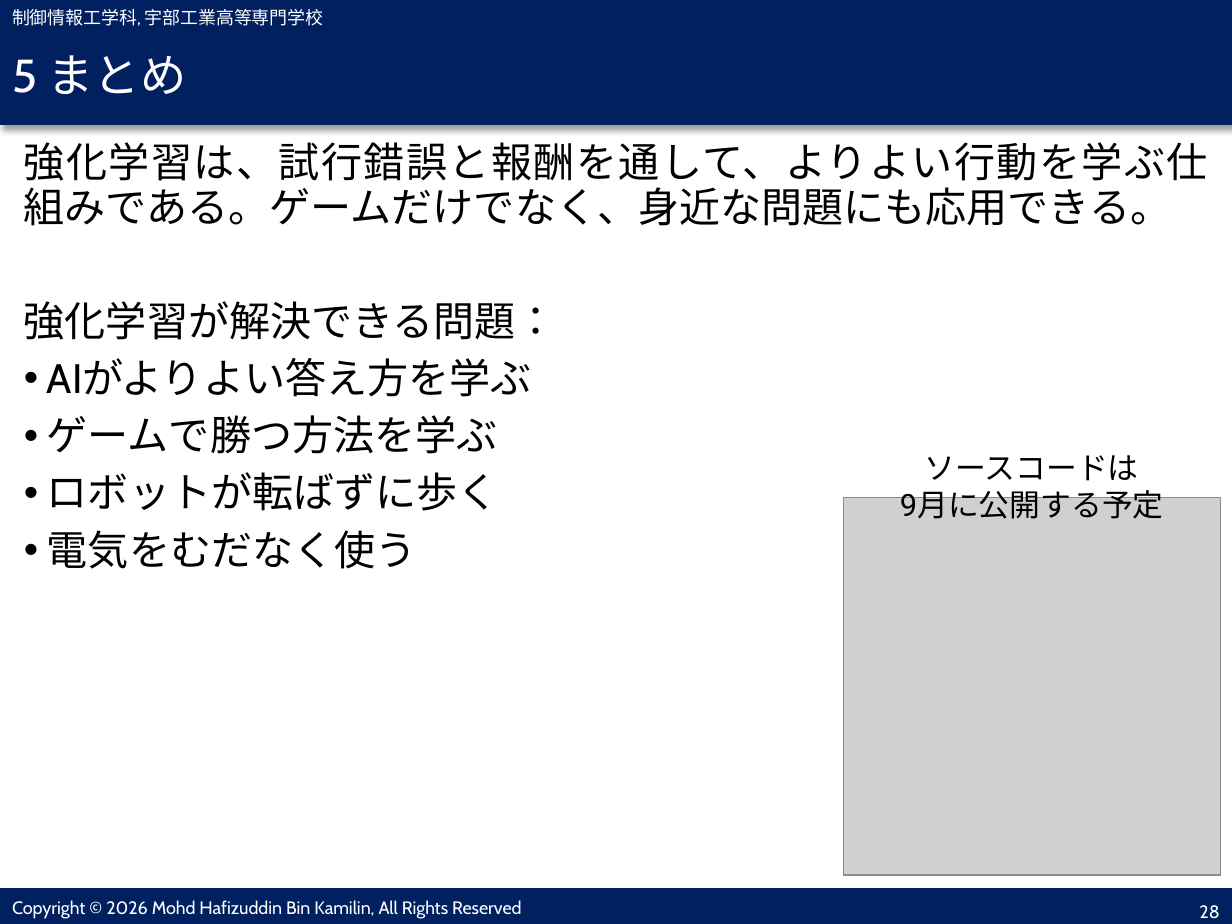
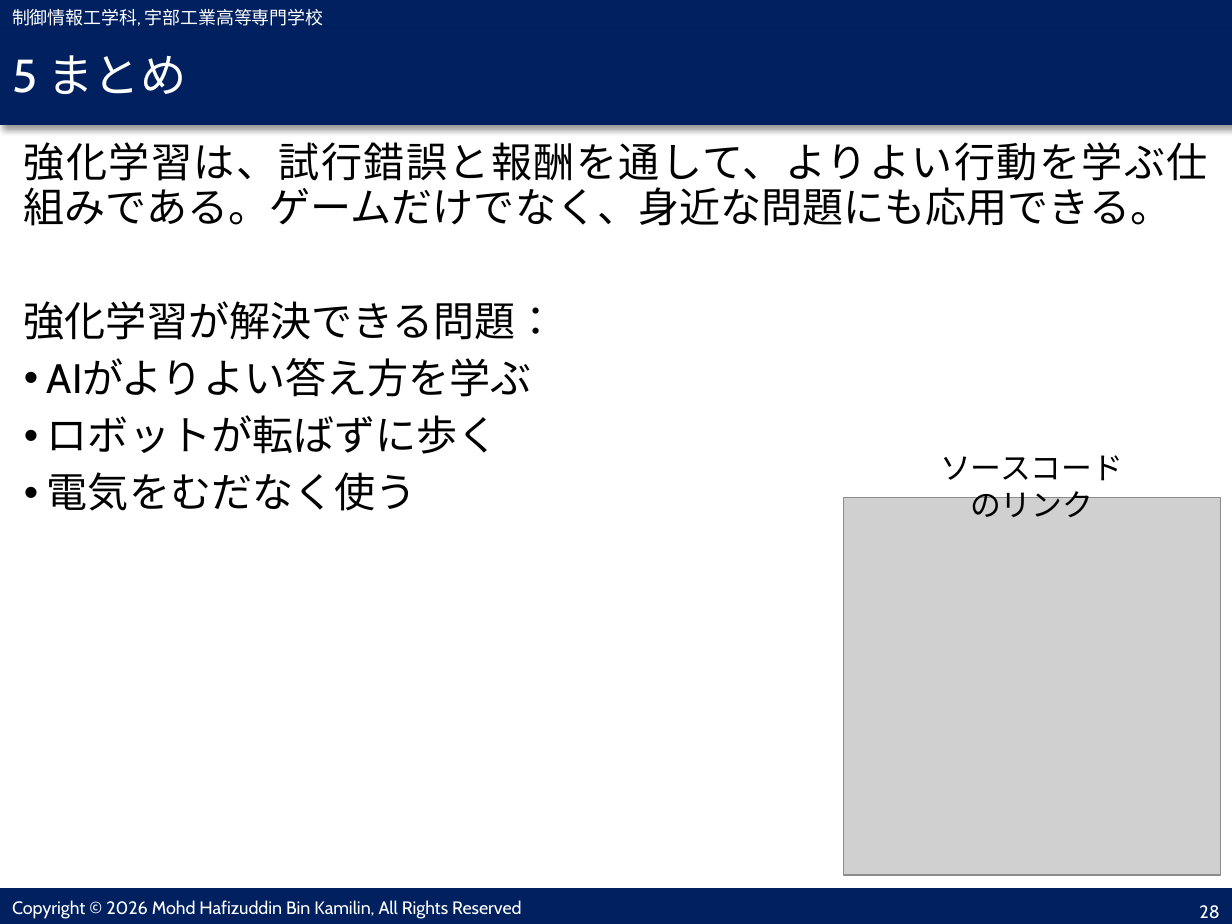
Before and after one commit to ise-nituc/q_learning, a slide deck: slide 28 of doc/スライド.pptx. Drawn at 1232x924 pixels with LibreOffice and Linux fonts; fonts in the diff are those of the drawing; grey boxes stand for pictures. Boxes give left, top, right and bottom in pixels: in the first picture for what was removed or moved away, otherwise in the second. Text is boxed around its words. In the diff, an @@ line names an element or a change of style, - is before the commit and + after.

```diff
--- a/doc/スライド.pptx
+++ b/doc/スライド.pptx
@@ text at (47,415,498,454): paragraph removed @@
-• ゲームで勝つ方法を学ぶ
@@ text at (940,455,1123,517): text changed @@
-ソースコードは
-9月に公開する予定
+ソースコード
+のリンク
```
Also in this commit, not shown: 2 other slides changed, 13 other files.
